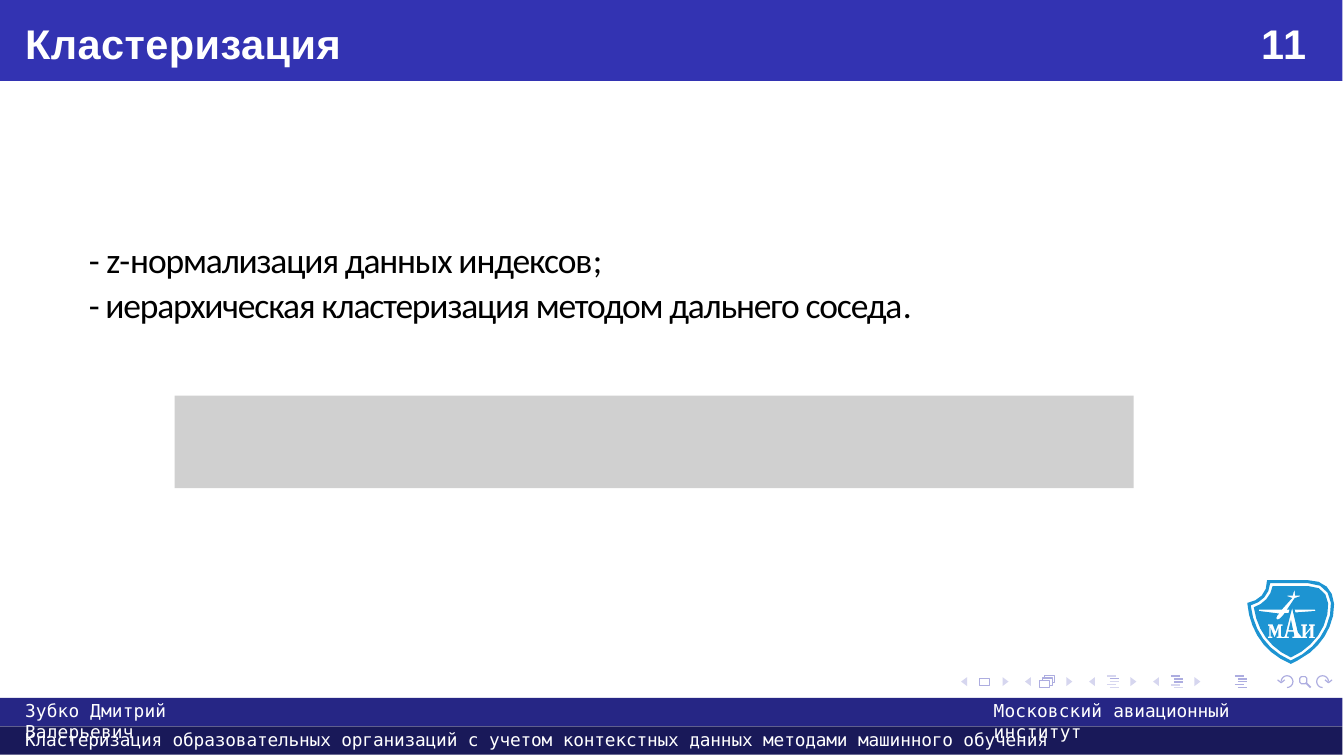
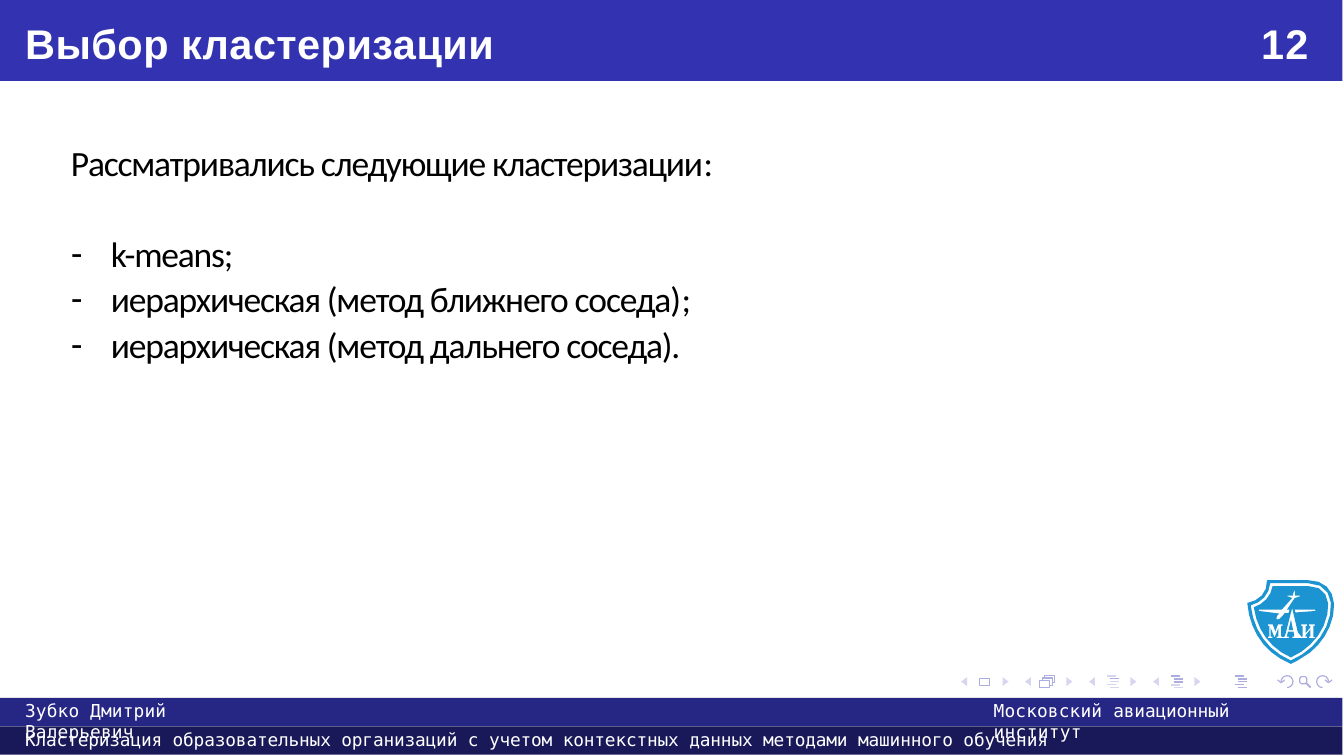
Before and after one commit to usernameMAI/diploma, a slide deck: slide 12 of Презентация.pptx (slide 11 before the commit). Drawn at 1344x756 pixels with LibreOffice and Linux fonts; fonts in the diff are those of the drawing; grey boxes stand for pictures. Boxes give left, top, right and bottom in pixels: in the first picture for what was removed or moved away, otherwise in the second. Text is boxed around its words. In the diff, an @@ line names an element or a change of style, - is before the commit and + after.

```diff
--- a/Презентация.pptx
+++ b/Презентация.pptx
@@ title at bbox=[25, 28, 494, 67]: text changed @@
-Кластеризация
+Выбор кластеризации
@@ text at bbox=[1261, 30, 1308, 59]: text changed @@
-11
+12
@@ text at bbox=[71, 153, 713, 364]: text changed @@
-- z-нормализация данных индексов;
-- иерархическая кластеризация методом дальнего соседа.
+Рассматривались следующие кластеризации:
+– k-means;
+– иерархическая (метод ближнего соседа);
+– иерархическая (метод дальнего соседа).
@@ picture removed at bbox=[175, 396, 1133, 488] @@
```
Also in this commit, not shown: 19 other slides changed, 4 slides added, 2 other files.
